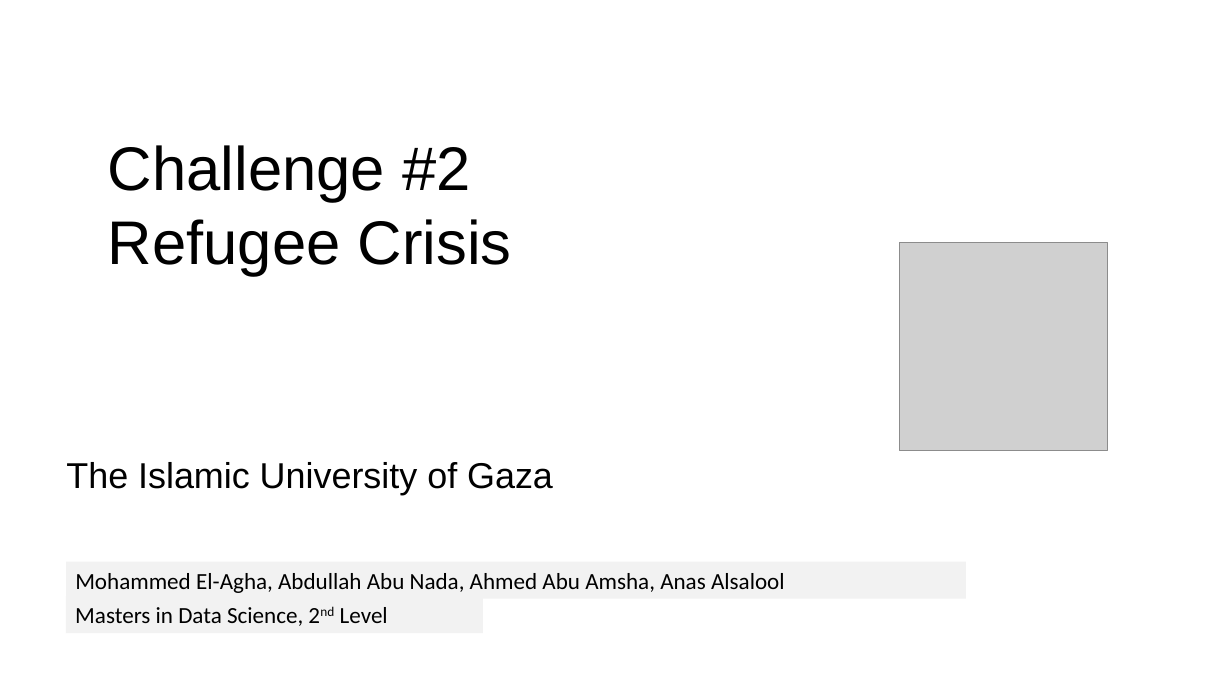
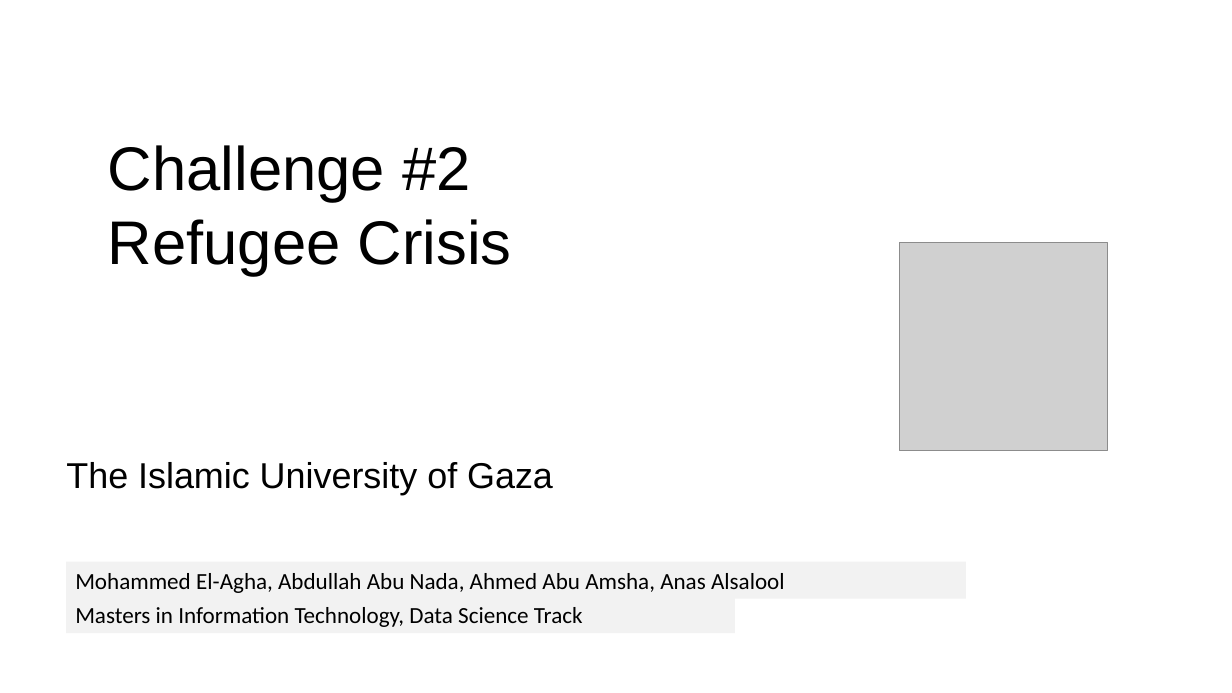
Before and after one commit to MohammedElagha/FIT-2021-IUG, a slide deck: slide 1 of Presentation/UNICC Global Hackathon - 25 Mar Presentation.pptx. Drawn at 1232x693 pixels with LibreOffice and Linux fonts; fonts in the diff are those of the drawing; grey boxes stand for pictures; background and template pictures are left out. Boxes give left, top, right and bottom in pixels: in the first picture for what was removed or moved away, otherwise in the second. Text is boxed around its words. In the diff, an @@ line names an element or a change of style, - is before the commit and + after.

Commit message:
edit presentations

```diff
--- a/Presentation/UNICC Global Hackathon - 25 Mar Presentation.pptx
+++ b/Presentation/UNICC Global Hackathon - 25 Mar Presentation.pptx
@@ rectangle "Masters in Information Technology, Data ...": place and size @@
-rectangle "Masters in Information Technology, Data ..." at (66, 596, 482, 633)
+rectangle "Masters in Information Technology, Data ..." at (66, 596, 735, 633)
@@ text in rectangle at (75, 607, 583, 627): text changed @@
-Masters in Data Science, 2nd Level
+Masters in Information Technology, Data Science Track
```
Also in this commit, not shown: 6 other slides changed, 4 slides added, 2 slides removed, 1 other file.
